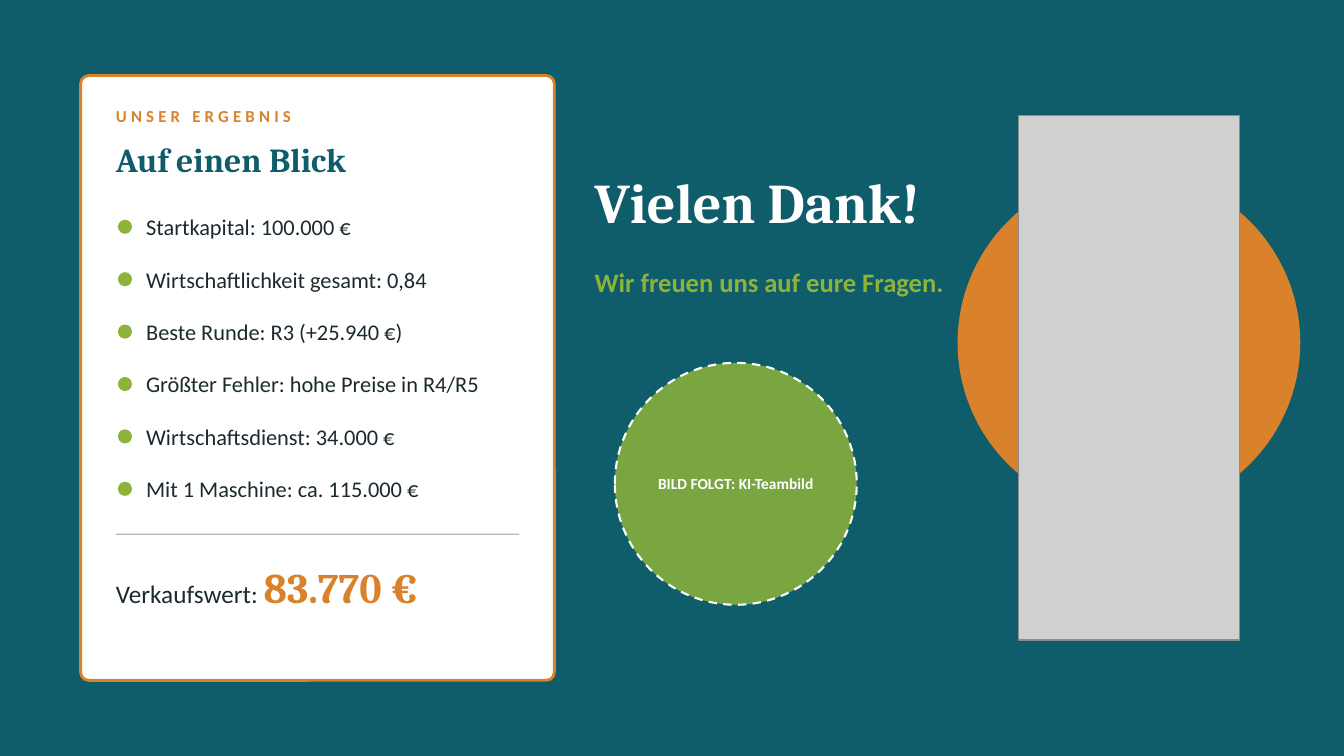
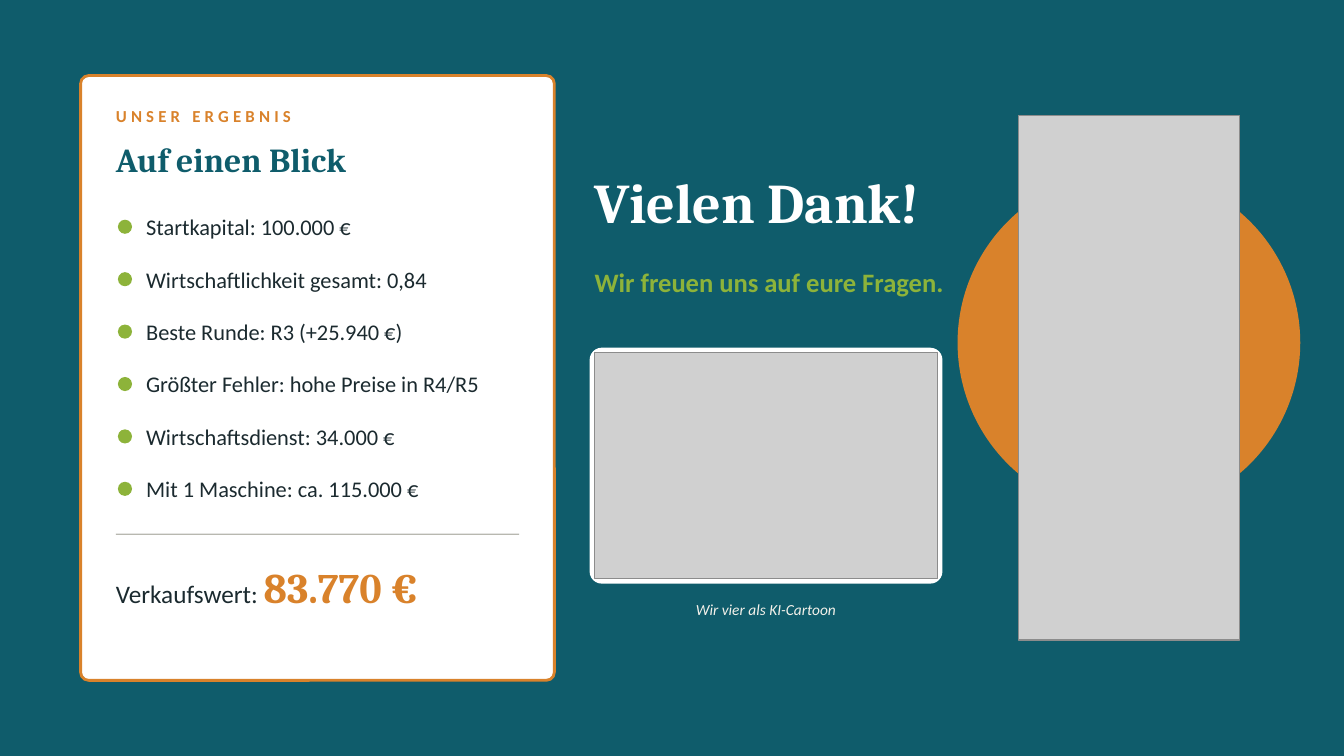
Before and after one commit to jofy0002/claude-workspace, a slide deck: slide 12 of endpraesentation/Elbharz_Endpraesentation.pptx. Drawn at 1344x756 pixels with LibreOffice and Linux fonts; fonts in the diff are those of the drawing; grey boxes stand for pictures. Boxes give left, top, right and bottom in pixels: in the first picture for what was removed or moved away, otherwise in the second. Text is boxed around its words. In the diff, an @@ line names an element or a change of style, - is before the commit and + after.

```diff
--- a/endpraesentation/Elbharz_Endpraesentation.pptx
+++ b/endpraesentation/Elbharz_Endpraesentation.pptx
@@ rounded rectangle: place and size @@
-rounded rectangle at box(615, 363, 857, 605)
+rounded rectangle at box(590, 348, 943, 584)
@@ rounded rectangle at box(590, 348, 943, 584): ellipse to rounded rectangle; fill #8DB33A at 85% opacity to #FFFFFF; outline #FFFFFF 1.5 pt dashed to none @@
@@ picture added at box(595, 353, 938, 579) @@
@@ text removed at box(658, 478, 814, 489) @@
-BILD FOLGT: KI-Teambild
@@ text added at box(696, 604, 836, 615), 11 pt, text #F3F1EA, italic @@
+Wir vier als KI-Cartoon
```
Also in this commit, not shown: 4 other files.
